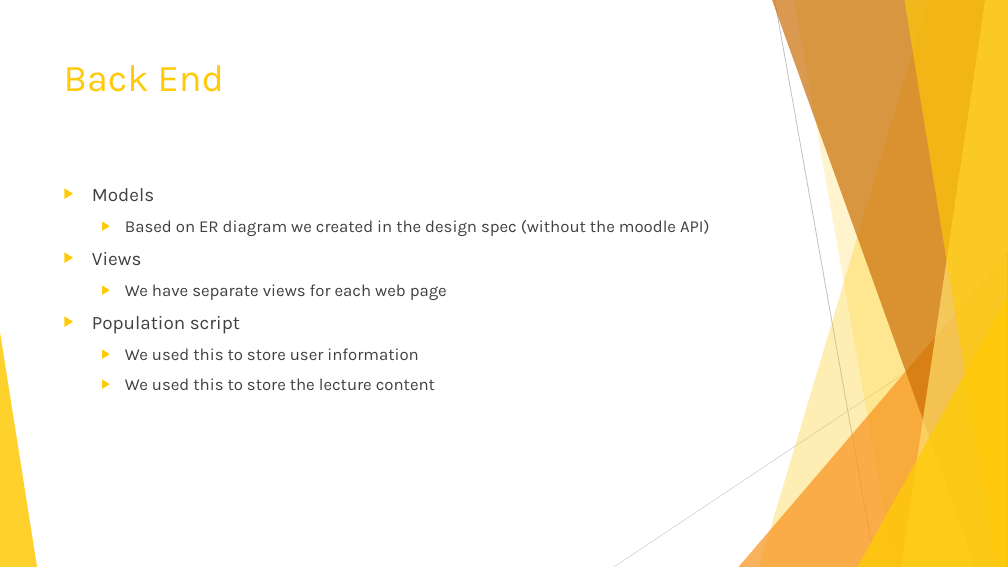
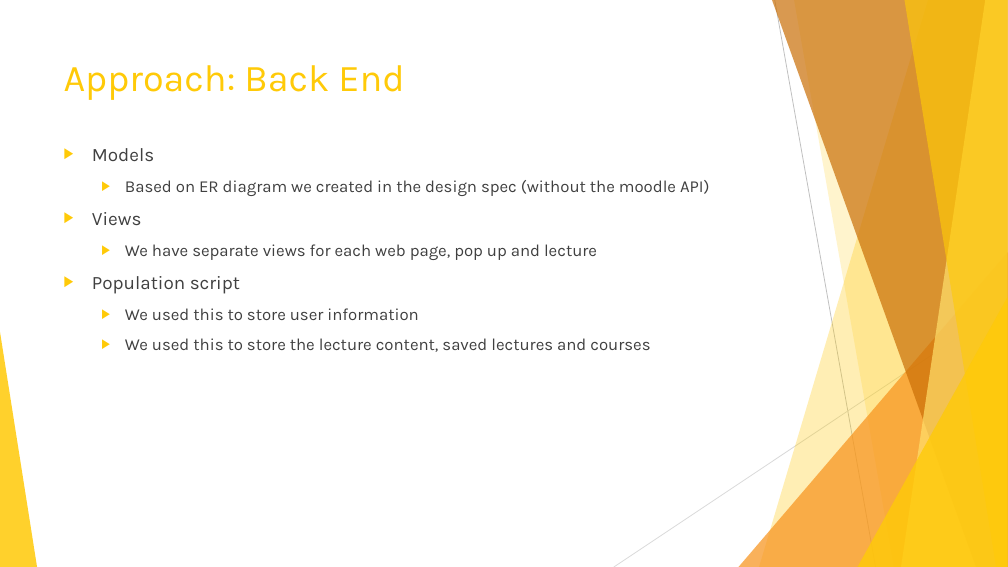
Before and after one commit to Ishitanarsiker/WAD2_GroupProject, a slide deck: slide 7 of Presentation.pptx (slide 6 before the commit). Drawn at 1008x567 pixels with LibreOffice and Linux fonts; fonts in the diff are those of the drawing. Boxes give left, top, right and bottom in pixels: in the first picture for what was removed or moved away, otherwise in the second. Text is boxed around its words. In the diff, an @@ line names an element or a change of style, - is before the commit and + after.

```diff
--- a/Presentation.pptx
+++ b/Presentation.pptx
@@ title at (x1=64, y1=65, x2=404, y2=100): text changed @@
-Back End
+Approach: Back End
@@ text "Models" moved from (x1=92, y1=188, x2=710, y2=390) to (x1=92, y1=148, x2=710, y2=352) @@
@@ text at (x1=125, y1=244, x2=597, y2=260): text changed @@
-  ▶ We have separate views for each web page
+  ▶ We have separate views for each web page, pop up and lecture
@@ text at (x1=125, y1=338, x2=650, y2=352): text changed @@
-  ▶ We used this to store the lecture content
+  ▶ We used this to store the lecture content, saved lectures and courses
```
Also in this commit, not shown: 3 other slides changed, 5 slides added, 2 slides removed.
